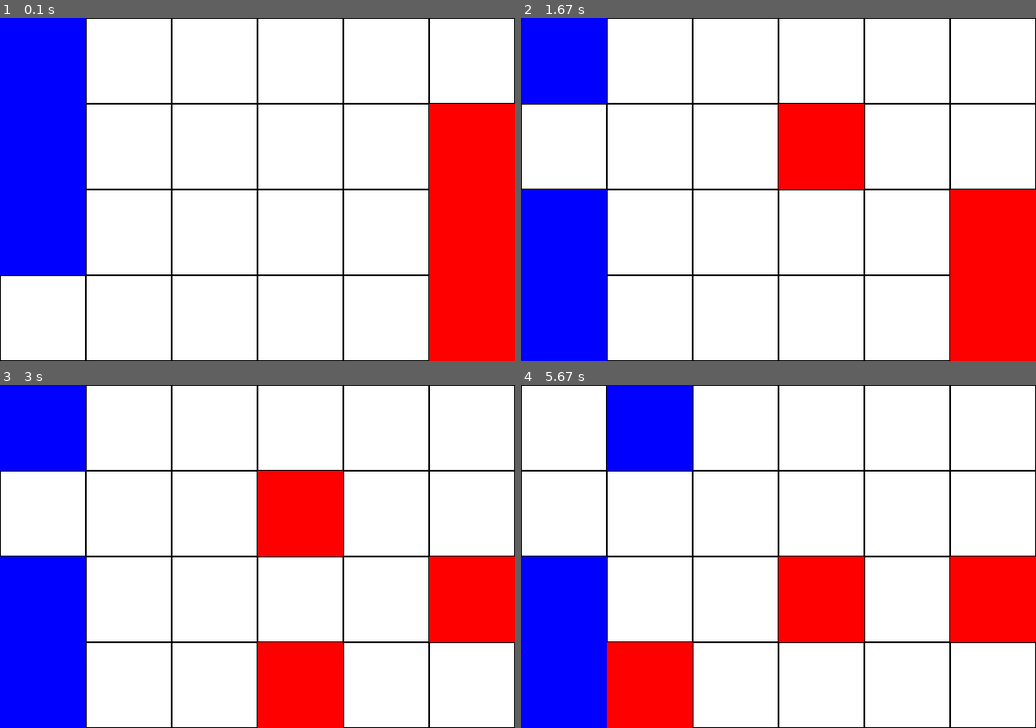
Above: before the commit, frames 1-4 (two rows, left to right).
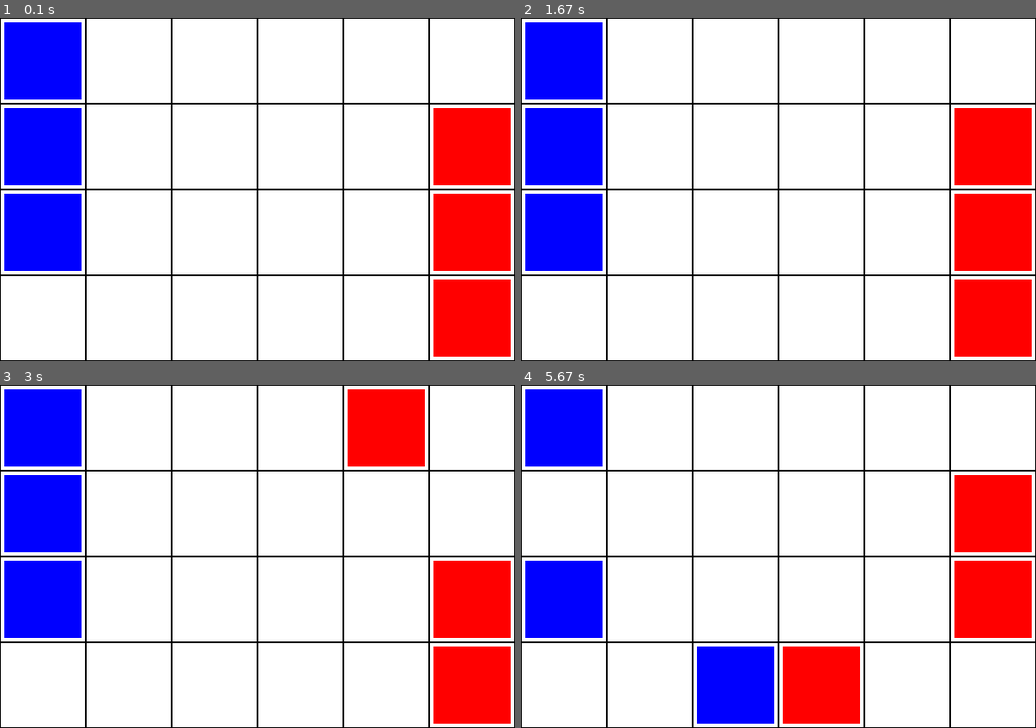
Above: after the commit, the same moments.

Repository: Ciireex/TFG_1496793
Game: pygame game, started from strategy_game/main.py
Two runs of this game, one before a commit and one after it. Both use one fixed random seed, a clock stepped at 60 frames per second and the inputs below.
Inputs:
- Up to frame 1 (0.1 s): no input
- Up to frame 2 (1.67 s): no input
- Up to frame 3 (3 s): no input
- Up to frame 4 (5.67 s): no input

The runs differ from the first frame. In frame 1, 4.8% of the frame differs, in the area x 0-100%, y 0-100%; in frame 2, 18%; in frame 3, 25%; in frame 4, 32%.

Commit message:
cambios tutoria

Diff:
--- a/strategy_game/gym_strategy/core/Board.py
+++ b/strategy_game/gym_strategy/core/Board.py
@@ -1,7 +1,7 @@
 import numpy as np
 
 class Board:
-    def __init__(self, size=(6, 4)):
+    def __init__(self, size=(10, 10)):
         self.size = size
         self.grid = np.zeros(size)  # 0: vacío, 1: ocupado
         self.units = []
@@ -11,21 +11,15 @@
         self.grid[unit.position] = 1
 
     def move_unit(self, unit, new_pos):
-        x, y = unit.position
-        new_x, new_y = new_pos
+        if self.grid[new_pos] == 0:  # Solo se mueve si la casilla está libre
+            self.grid[unit.position] = 0
+            unit.move(new_pos)
+            self.grid[new_pos] = 1
 
-        # Verifica si el movimiento está dentro del tablero
-        if not (0 <= new_x < self.size[0] and 0 <= new_y < self.size[1]):
-            return False
+    def is_occupied(self, pos):
+        """Devuelve True si hay una unidad en la posición dada."""
+        return any(u.position == pos for u in self.units)
 
-        # Verifica si la casilla de destino está libre
-        if self.grid[new_x, new_y] == 0:
-            self.grid[x, y] = 0
-            unit.move(new_pos)
-            self.grid[new_x, new_y] = 1
-            return True
-        return False
-
-    def is_valid_move(self, new_pos):
-        x, y = new_pos
-        return (0 <= x < self.size[0]) and (0 <= y < self.size[1]) and self.grid[x, y] == 0
+    def is_valid_move(self, pos):
+        x, y = pos
+        return 0 <= x < self.size[0] and 0 <= y < self.size[1] and not self.is_occupied(pos)
--- a/strategy_game/gym_strategy/core/Renderer.py
+++ b/strategy_game/gym_strategy/core/Renderer.py
@@ -1,32 +1,42 @@
 import pygame
+import numpy as np
 
 class Renderer:
-    def __init__(self, width=600, height=400, board_size=(6, 4)):
+    def __init__(self, width=600, height=600, board_size=(10, 10)):
         pygame.init()
+        self.width = width
+        self.height = height
         self.board_size = board_size
-        self.cell_width = width // board_size[0]
-        self.cell_height = height // board_size[1]
         self.screen = pygame.display.set_mode((width, height))
         pygame.display.set_caption("Strategy Game")
 
     def draw_board(self, units):
-        self.screen.fill((255, 255, 255))
+        self.screen.fill((255, 255, 255))  # Fondo blanco
 
-        # Dibujar cuadrícula
+        cell_width = self.width // self.board_size[0]
+        cell_height = self.height // self.board_size[1]
+
+        # Dibujar líneas del tablero
         for x in range(self.board_size[0]):
             for y in range(self.board_size[1]):
-                rect = pygame.Rect(x * self.cell_width, y * self.cell_height, self.cell_width, self.cell_height)
+                rect = pygame.Rect(x * cell_width, y * cell_height, cell_width, cell_height)
                 pygame.draw.rect(self.screen, (0, 0, 0), rect, 1)
 
         # Dibujar unidades
         for unit in units:
+            ux, uy = unit.position
+            rect = pygame.Rect(
+                ux * cell_width + 5,
+                uy * cell_height + 5,
+                cell_width - 10,
+                cell_height - 10
+            )
             color = (0, 0, 255) if unit.team == 0 else (255, 0, 0)
-            unit_rect = pygame.Rect(
-                unit.position[0] * self.cell_width,
-                unit.position[1] * self.cell_height,
-                self.cell_width,
-                self.cell_height
-            )
-            pygame.draw.rect(self.screen, color, unit_rect)
+            pygame.draw.rect(self.screen, color, rect)
 
         pygame.display.flip()
+
+    def get_image(self):
+        """Captura el contenido de la pantalla y lo devuelve como imagen RGB [H, W, 3]."""
+        image = pygame.surfarray.array3d(self.screen)
+        return np.transpose(image, (1, 0, 2))  # [ancho, alto, canal] → [alto, ancho, canal]
--- a/strategy_game/gym_strategy/core/Unit.py
+++ b/strategy_game/gym_strategy/core/Unit.py
@@ -1,42 +1,47 @@
 class Unit:
-    def __init__(self, unit_type, position, team, movement_range, attack_range, attack_damage):
+    def __init__(self, unit_type, position, team):
         self.unit_type = unit_type  # "Soldier", "Archer", "Knight"
-        self.position = position
-        self.team = team
+        self.position = position  # (x, y)
+        self.team = team  # 0 o 1
         self.health = 100
-        self.movement_range = movement_range
-        self.attack_range = attack_range
-        self.attack_damage = attack_damage
+        self.movement = 2  # Por defecto
 
-    def move(self, new_position, board_size):
-        x, y = self.position
-        new_x, new_y = new_position
-
-        if (new_x != x and new_y != y) or abs(new_x - x) > self.movement_range or abs(new_y - y) > self.movement_range:
-            return False
-
-        if 0 <= new_x < board_size[0] and 0 <= new_y < board_size[1]:
-            self.position = new_position
-            return True
-        return False
+    def move(self, new_position):
+        self.position = new_position
 
     def attack(self, other_unit):
-        x, y = self.position
-        ox, oy = other_unit.position
+        if other_unit:
+            other_unit.health -= self.get_attack_damage()
 
-        if abs(x - ox) + abs(y - oy) <= self.attack_range:
-            other_unit.health -= self.attack_damage
-            return True
-        return False
+    def get_attack_damage(self):
+        return 20  # Daño por defecto
+
+    def is_alive(self):
+        return self.health > 0
+
 
 class Soldier(Unit):
     def __init__(self, position, team):
-        super().__init__("Soldier", position, team, movement_range=2, attack_range=1, attack_damage=25)
+        super().__init__("Soldier", position, team)
+        self.movement = 2
+
+    def get_attack_damage(self):
+        return 25
+
 
 class Archer(Unit):
     def __init__(self, position, team):
-        super().__init__("Archer", position, team, movement_range=3, attack_range=3, attack_damage=15)
+        super().__init__("Archer", position, team)
+        self.movement = 3
+
+    def get_attack_damage(self):
+        return 15
+
 
 class Knight(Unit):
     def __init__(self, position, team):
-        super().__init__("Knight", position, team, movement_range=4, attack_range=1, attack_damage=30)
+        super().__init__("Knight", position, team)
+        self.movement = 4
+
+    def get_attack_damage(self):
+        return 30
--- a/strategy_game/gym_strategy/envs/StrategyEnv.py
+++ b/strategy_game/gym_strategy/envs/StrategyEnv.py
@@ -8,64 +8,47 @@
 class StrategyEnv(gym.Env):
     def __init__(self):
         super(StrategyEnv, self).__init__()
-        self.board = Board(size=(6, 4))
+        self.board = Board(size=(6, 4))  # Tablero de 6 filas por 4 columnas
         self.units = []
         self.renderer = Renderer(width=600, height=400, board_size=(6, 4))
         self.current_turn = 0
         self.unit_index = 0
 
-        self.action_type_space = spaces.Discrete(2)
-        self.position_space = spaces.MultiDiscrete([6, 4])
+        # Tamaño del tablero
+        self.rows, self.cols = 6, 4
 
-        self.observation_space = spaces.Box(low=0, high=100, shape=(6, 4, 2), dtype=np.float32)
+        # Acción unificada: tipo (0 o 1) * fila * col
+        self.action_space = spaces.Discrete(2 * self.rows * self.cols)
+
+        # 🔢 Observación como matriz numérica: [equipo, salud]
+        self.observation_space = spaces.Box(low=0, high=100, shape=(self.rows, self.cols, 2), dtype=np.float32)
+
+        # 🖼️ Para usar observación visual en el futuro (captura de pantalla):
+        # self.observation_space = spaces.Box(low=0, high=255, shape=(400, 600, 3), dtype=np.uint8)
+
         self.reset()
 
-    def step(self, action_type, position):
-        x, y = position
+    def step(self, action):
+        # Decodificamos acción única → tipo, coordenadas
+        action_type, x, y = self.decode_action(action)
 
-        # Obtener la unidad que le toca jugar
         current_team_units = [u for u in self.units if u.team == self.current_turn]
-
         if not current_team_units:
-            return self._get_state(), -1, True, {}  # Si no hay unidades, termina el juego
+            return self._get_state(), -1, True, {}
 
         unit = current_team_units[self.unit_index]
 
-        # Obtener acciones válidas para la unidad
-        valid_moves, valid_attacks = self.get_valid_actions(unit)
-
-        # Si la acción no es válida, forzar una acción correcta
-        if action_type == 0 and (x, y) not in valid_moves:
-            if valid_moves:  # Si hay movimientos válidos, elige el primero
-                x, y = valid_moves[0]
-                print(f"Acción inválida corregida: {unit.unit_type} en {unit.position} se mueve a {x, y}.")
-            else:
-                action_type = 1  # Forzar ataque si no puede moverse
-
-        if action_type == 1 and (x, y) not in valid_attacks:
-            if valid_attacks:  # Si hay ataques válidos, elige el primero
-                x, y = valid_attacks[0]
-                print(f"Acción inválida corregida: {unit.unit_type} en {unit.position} ataca a {x, y}.")
-            else:
-                print(f" {unit.unit_type} en {unit.position} no tiene acciones válidas. Pasa el turno.")
-                self.unit_index += 1
-                if self.unit_index >= len(current_team_units):
-                    self.unit_index = 0
-                    self.current_turn = 1 - self.current_turn
-                    print(f"Cambio de turno: Ahora juega el equipo {self.current_turn}.")
-                return self._get_state(), -1, False, {}
-
-        reward = -1
+        reward = -1  # Penalización base por acción inválida
         done = False
 
         if action_type == 0:
             reward = self.move_unit(unit, x, y)
-            print(f" {unit.unit_type} en {unit.position} se ha movido a {(x, y)} correctamente.")
-        elif action_type == 1:  # Ataque
+            print(f"{unit.unit_type} intentó moverse a {(x, y)}.")
+        elif action_type == 1:
             reward = self.attack_unit(unit, x, y)
-            print(f" {unit.unit_type} en {unit.position} ha atacado a un enemigo en {(x, y)}.")
+            print(f"{unit.unit_type} intentó atacar a {(x, y)}.")
 
-        # Avanzar al siguiente soldado del equipo actual
+        # Cambio de unidad / turno
         self.unit_index += 1
         if self.unit_index >= len(current_team_units):
             self.unit_index = 0
@@ -76,41 +59,35 @@
         done = self.check_game_over()
         return self._get_state(), reward, done, {}
 
-
     def move_unit(self, unit, new_x, new_y):
-        x, y = unit.position
-
-        # Verifica si el movimiento está dentro del rango permitido (0, 1 o 2 casillas en línea recta)
-        if (new_x != x and new_y != y) or abs(new_x - x) > 2 or abs(new_y - y) > 2:
+        if not (0 <= new_x < self.rows and 0 <= new_y < self.cols):
+            print(f"❌ Movimiento fuera del tablero a ({new_x}, {new_y})")
             return -1
 
-        # Verificar si la casilla de destino está ocupada
         if any(u.position == (new_x, new_y) for u in self.units):
-            print(f" Movimiento inválido: {unit.unit_type} en {unit.position} intentó moverse a {(new_x, new_y)}, pero la casilla está ocupada.")
+            print(f"❌ Casilla ocupada en ({new_x}, {new_y})")
             return -1
 
         if self.board.is_valid_move((new_x, new_y)):
-            unit.move((new_x, new_y), self.board.size)
-            return 1
+            unit.move((new_x, new_y))
+            return 1  # Movimiento válido
 
         return -1
 
     def attack_unit(self, attacker, target_x, target_y):
         x, y = attacker.position
 
-        # Solo puede atacar si está en una casilla adyacente (NO diagonal)
         if abs(target_x - x) + abs(target_y - y) != 1:
-            return -1
+            return -1  # No es una casilla adyacente
 
-        # Busca la unidad enemiga en la posición de ataque
         for unit in self.units:
             if unit.position == (target_x, target_y) and unit.team != attacker.team:
                 unit.health -= 20
                 if unit.health <= 0:
                     self.units.remove(unit)
-                    return 5
-                return 2
-        return -1
+                    return 5  # Elimina enemigo
+                return 2  # Daña enemigo
+        return -1  # Ataque inválido
 
     def check_game_over(self):
         team_0_units = [u for u in self.units if u.team == 0]
@@ -118,7 +95,7 @@
         return len(team_0_units) == 0 or len(team_1_units) == 0
 
     def reset(self):
-        self.board = Board(size=(6, 4))
+        self.board = Board(size=(self.rows, self.cols))
         self.units = [
             Soldier((0, 0), team=0), Soldier((0, 1), team=0), Soldier((0, 2), team=0),
             Soldier((5, 1), team=1), Soldier((5, 2), team=1), Soldier((5, 3), team=1)
@@ -136,32 +113,31 @@
             print(" Renderer no inicializado en StrategyEnv.")
 
     def _get_state(self):
-        state = np.zeros((6, 4, 2), dtype=np.float32)
+        """
+        Devuelve el estado como matriz numérica: canal 0 = equipo, canal 1 = salud.
+        Si deseas cambiar a observación visual, este es el lugar donde hacerlo.
+        """
+        state = np.zeros((self.rows, self.cols, 2), dtype=np.float32)
         for unit in self.units:
             x, y = unit.position
             state[x, y, 0] = 1 if unit.team == 0 else -1
             state[x, y, 1] = unit.health
         return state
 
-    def get_valid_actions(self, unit):
-        valid_moves = []
-        valid_attacks = []
+        # 🖼️ Alternativa para usar imagen capturada (para más adelante):
+        # import pygame.surfarray
+        # image = pygame.surfarray.array3d(self.renderer.screen)
+        # image = np.transpose(image, (1, 0, 2))
+        # return image
 
-        x, y = unit.position
+    # 🔢 Funciones helper para codificar/decodificar acciones
+    def encode_action(self, action_type, x, y):
+        """Convierte acción (tipo, x, y) en número entero."""
+        return action_type * self.rows * self.cols + x * self.cols + y
 
-        # Generar movimientos válidos
-        for dx in range(-2, 3):
-            for dy in range(-2, 3):
-                if (dx == 0 or dy == 0) and 0 <= x + dx < 6 and 0 <= y + dy < 4:
-                    if self.board.is_valid_move((x + dx, y + dy)):
-                        valid_moves.append((x + dx, y + dy))
-
-        # Generar ataques válidos
-        for dx, dy in [(-1, 0), (1, 0), (0, -1), (0, 1)]:
-            target_x, target_y = x + dx, y + dy
-            if 0 <= target_x < 6 and 0 <= target_y < 4:
-                for enemy in self.units:
-                    if enemy.position == (target_x, target_y) and enemy.team != unit.team:
-                        valid_attacks.append((target_x, target_y))
-
-        return valid_moves, valid_attacks
+    def decode_action(self, action):
+        """Convierte acción entera en (tipo, x, y)."""
+        action_type = action // (self.rows * self.cols)
+        x = (action % (self.rows * self.cols)) // self.cols
+        y = (action % (self.rows * self.cols)) % self.cols
+        return action_type, x, y
--- a/strategy_game/main.py
+++ b/strategy_game/main.py
@@ -1,29 +1,49 @@
+from gym_strategy.envs.StrategyEnv import StrategyEnv
 import pygame
 import time
-from gym_strategy.envs.StrategyEnv import StrategyEnv
 
-def main():
-    env = StrategyEnv()
-    obs = env.reset()
-    done = False
+env = StrategyEnv()
+obs = env.reset()
+done = False
 
-    while not done:
-        for event in pygame.event.get():
-            if event.type == pygame.QUIT:
-                pygame.quit()
-                return
+turn_number = 1
+turno_equipo = 0
 
-        env.render()
+print("\n🏁 Inicio de la partida\n")
 
-        action_type = env.action_type_space.sample()
-        position = env.position_space.sample()
+while not done:
+    print(f"🔢 Turno {turn_number} - Equipo {turno_equipo}")
 
-        obs, reward, done, _ = env.step(action_type, position)
-        print(f"Acción: {action_type}, Posición: {position}, Recompensa: {reward}")
+    # Acción aleatoria
+    action = env.action_space.sample()
+    action_type, x, y = env.decode_action(action)
+    tipo_str = "Mover" if action_type == 0 else "Atacar"
 
-        time.sleep(0.5)
+    print(f"🕹️ Acción: {tipo_str} a posición ({x}, {y})")
 
-    print("Juego terminado")
+    # Aplicar acción
+    obs, reward, done, _ = env.step(action)
+    print(f"🎯 Recompensa: {reward}\n")
 
-if __name__ == "__main__":
-    main()
+    # Actualizar eventos de pygame
+    pygame.event.pump()
+
+    # Esperar para ver mejor el movimiento
+    time.sleep(0.6)
+
+    # Avanzar turno visual (aunque el entorno lleva internamente el control)
+    turn_number += 1
+    turno_equipo = 1 - turno_equipo
+
+# Determinar ganador
+team_0_alive = any(u.team == 0 for u in env.units)
+team_1_alive = any(u.team == 1 for u in env.units)
+
+if team_0_alive and not team_1_alive:
+    winner = 0
+elif team_1_alive and not team_0_alive:
+    winner = 1
+else:
+    winner = "Nadie (empate raro)"
+
+print(f"\n🎇 ¡Fin de la partida! Ganador: Equipo {winner} 🎉")
